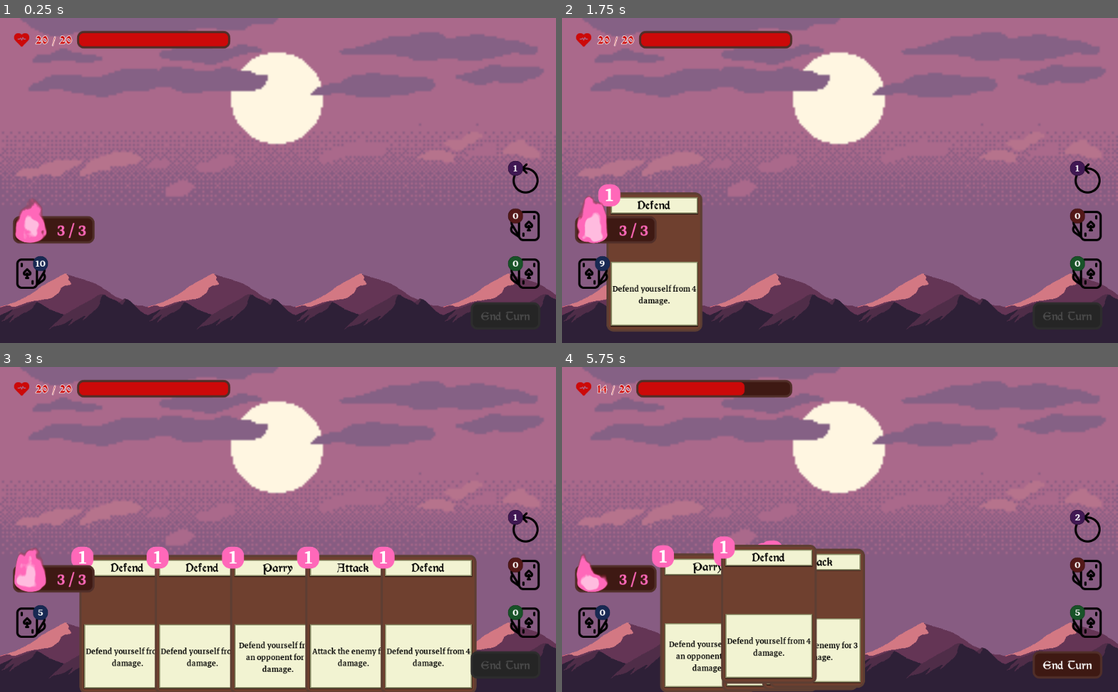
Above: before the commit, frames 1-4 (two rows, left to right).
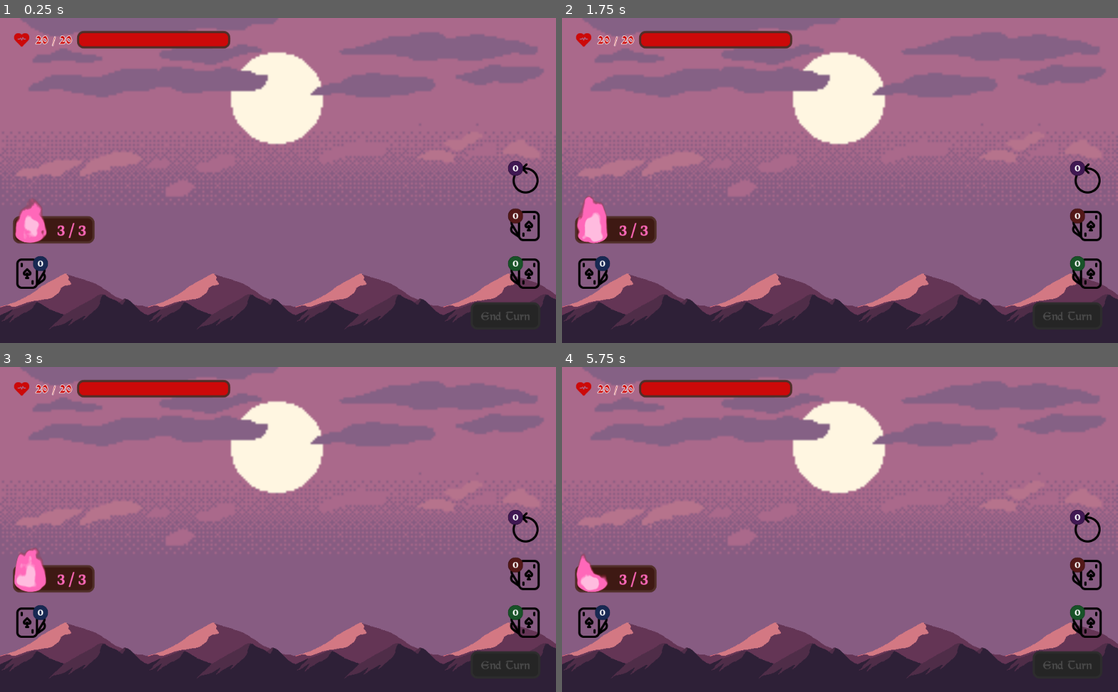
Above: after the commit, the same moments.

Repository: Maaack/Battle-Deck-Energy
Game: Godot game, scene res://Scenes/Main.tscn
Two runs of this game, one before a commit and one after it. Both use one fixed random seed, a clock stepped at 60 frames per second and the inputs below.
Inputs (mouse positions are in pixels of both pictures, inside the frame that each line leads up to):
- Up to frame 1 (0.25 s): no input
- Up to frame 2 (1.75 s): move the mouse to (962, 164) at 0.52 s; click (962, 164) at 0.67 s; move the mouse to (728, 196) at 1.27 s; click (728, 196) at 1.42 s
- Up to frame 3 (3 s): move the mouse to (333, 458) at 2.02 s; click (333, 458) at 2.17 s; click (505, 666) at 2.75 s, where only the run before the commit has a clickable "End Turn"
- Up to frame 4 (5.75 s): move the mouse to (812, 594) at 3.52 s; click (812, 594) at 3.67 s; move the mouse to (1006, 578) at 4.27 s; click (1006, 578) at 4.42 s; move the mouse to (673, 480) at 5.02 s; click (673, 480) at 5.17 s

The runs differ from the first frame. In frame 1, less than 0.1% of the frame differs, in the area x 6-94%, y 45-77%; in frame 2, 6.8%; in frame 3, 30%, in the area x 6-94%, y 45-100%; in frame 4, 18%.
Error after the commit: Parse Error: Can't preload resource at path: res://Resources/Characters/PlayerSettings/NewPlayerSettings.tres (res://Scenes/Main.gd:7)

Commit message:
BATL-01: Adds battle effects to cards. Includes type, icon, quantity, and color. Includes new assets and updated attribution.

Diff:
--- /dev/null
+++ b/Resources/BattleEffects/BattleEffect.gd
@@ -0,0 +1,9 @@
+extends Resource
+
+
+class_name BattleEffect
+
+export(String) var effect_type : String = ''
+export(Texture) var effect_icon : Texture
+export(int) var effect_quantity : int = 0
+export(Color) var effect_color : Color = Color()
--- /dev/null
+++ b/Resources/BattleEffects/ParryDefend.tres
@@ -0,0 +1,11 @@
+[gd_resource type="Resource" load_steps=3 format=2]
+
+[ext_resource path="res://Resources/BattleEffects/BattleEffect.gd" type="Script" id=1]
+[ext_resource path="res://Assets/Sourced/Icons/BoxesBeGone/sprite_0868.png" type="Texture" id=2]
+
+[resource]
+script = ExtResource( 1 )
+effect_type = "PARRY"
+effect_icon = ExtResource( 2 )
+effect_quantity = 5
+effect_color = Color( 0.772549, 0.65098, 0.027451, 1 )
--- /dev/null
+++ b/Resources/BattleEffects/RoundShieldDefend.tres
@@ -0,0 +1,11 @@
+[gd_resource type="Resource" load_steps=3 format=2]
+
+[ext_resource path="res://Resources/BattleEffects/BattleEffect.gd" type="Script" id=1]
+[ext_resource path="res://Assets/Sourced/Icons/BoxesBeGone/sprite_1009.png" type="Texture" id=2]
+
+[resource]
+script = ExtResource( 1 )
+effect_type = "DEFEND"
+effect_icon = ExtResource( 2 )
+effect_quantity = 4
+effect_color = Color( 0.00392157, 0.560784, 0.0901961, 1 )
--- /dev/null
+++ b/Resources/BattleEffects/SlashAttack.tres
@@ -0,0 +1,11 @@
+[gd_resource type="Resource" load_steps=3 format=2]
+
+[ext_resource path="res://Resources/BattleEffects/BattleEffect.gd" type="Script" id=1]
+[ext_resource path="res://Assets/Sourced/Icons/BoxesBeGone/sprite_0341.png" type="Texture" id=2]
+
+[resource]
+script = ExtResource( 1 )
+effect_type = "ATTACK"
+effect_icon = ExtResource( 2 )
+effect_quantity = 3
+effect_color = Color( 0.803922, 0.0392157, 0.0392157, 1 )
--- a/Resources/CardSettings/AttackCardSetting.tres
+++ b/Resources/CardSettings/AttackCardSetting.tres
@@ -1,9 +1,11 @@
-[gd_resource type="Resource" load_steps=2 format=2]
+[gd_resource type="Resource" load_steps=3 format=2]
 
 [ext_resource path="res://Resources/CardSettings/CardSettings.gd" type="Script" id=1]
+[ext_resource path="res://Resources/BattleEffects/SlashAttack.tres" type="Resource" id=3]
 
 [resource]
 script = ExtResource( 1 )
 title = "Attack"
 description = "Attack the enemy for 3 damage."
 energy_cost = 1
+battle_effects = [ ExtResource( 3 ) ]
--- a/Resources/CardSettings/CardSettings.gd
+++ b/Resources/CardSettings/CardSettings.gd
@@ -6,3 +6,4 @@
 export(String) var title : String = ''
 export(String, MULTILINE) var description : String = ''
 export(int, 0, 9) var energy_cost : int = 1
+export(Array, Resource) var battle_effects : Array = []
--- a/Resources/CardSettings/DefendCardSetting.tres
+++ b/Resources/CardSettings/DefendCardSetting.tres
@@ -1,9 +1,11 @@
-[gd_resource type="Resource" load_steps=2 format=2]
+[gd_resource type="Resource" load_steps=3 format=2]
 
 [ext_resource path="res://Resources/CardSettings/CardSettings.gd" type="Script" id=1]
+[ext_resource path="res://Resources/BattleEffects/RoundShieldDefend.tres" type="Resource" id=3]
 
 [resource]
 script = ExtResource( 1 )
 title = "Defend"
 description = "Defend yourself from 4 damage."
 energy_cost = 1
+battle_effects = [ ExtResource( 3 ) ]
--- a/Resources/CardSettings/ParryCardSetting.tres
+++ b/Resources/CardSettings/ParryCardSetting.tres
@@ -1,9 +1,11 @@
-[gd_resource type="Resource" load_steps=2 format=2]
+[gd_resource type="Resource" load_steps=3 format=2]
 
 [ext_resource path="res://Resources/CardSettings/CardSettings.gd" type="Script" id=1]
+[ext_resource path="res://Resources/BattleEffects/ParryDefend.tres" type="Resource" id=3]
 
 [resource]
 script = ExtResource( 1 )
 title = "Parry"
 description = "Defend yourself from an opponent for 5 damage."
 energy_cost = 1
+battle_effects = [ ExtResource( 3 ) ]
--- a/Scenes/HUD/Cards/AttackCard.tscn
+++ b/Scenes/HUD/Cards/AttackCard.tscn
@@ -3,9 +3,8 @@
 [ext_resource path="res://Scenes/HUD/Cards/Base/Card.tscn" type="PackedScene" id=1]
 [ext_resource path="res://Resources/CardSettings/AttackCardSetting.tres" type="Resource" id=2]
 
-
 [node name="AttackCard" instance=ExtResource( 1 )]
-card_settings = ExtResource( 2 )
+init_card_settings = ExtResource( 2 )
 
 [node name="TitleLabel" parent="Control/CardFront/TitlePanel" index="0"]
 text = "Attack"
@@ -15,5 +14,8 @@
 margin_bottom = 79.0
 text = "Attack the enemy for 3 damage."
 
+[node name="Label" parent="Control/CardFront/Control" index="1"]
+text = "3"
+
 [node name="BDECostLabel" parent="Control/BDEPanel" index="0"]
 text = "1"
--- a/Scenes/HUD/Cards/Base/Card.gd
+++ b/Scenes/HUD/Cards/Base/Card.gd
@@ -29,7 +29,7 @@
 func set_init_card_settings(value:CardSettings):
 	init_card_settings = value
 	if init_card_settings is CardSettings:
-		card_settings = init_card_settings
+		card_settings = init_card_settings.duplicate()
 	_update_card_front()
 
 func set_packed_scene(value:PackedScene):
@@ -51,6 +51,14 @@
 		$Control/CardFront/DescriptionPanel/MarginContainer/DescriptionLabel.text = card_settings.description
 	if card_settings.energy_cost >= 0:
 		$Control/BDEPanel/BDECostLabel.text = str(card_settings.energy_cost)
+	if card_settings.battle_effects.size() > 0:
+		var battle_effect : BattleEffect = card_settings.battle_effects.pop_front()
+		if battle_effect.effect_icon != null:
+			$Control/CardFront/Control/TextureRect.texture = battle_effect.effect_icon
+		if battle_effect.effect_quantity != 0:
+			$Control/CardFront/Control/Label.text = str(battle_effect.effect_quantity)
+		if battle_effect.effect_color != Color():
+			$Control/CardFront/Control/Label.add_color_override("font_color", battle_effect.effect_color)
 
 func glow_on():
 		glow_node.glow_on()
--- a/Scenes/HUD/Cards/Base/Card.tscn
+++ b/Scenes/HUD/Cards/Base/Card.tscn
@@ -12,6 +12,8 @@
 [ext_resource path="res://Scenes/HUD/Cards/Base/GlowNode.gd" type="Script" id=10]
 [ext_resource path="res://Themes/StyleBoxes/Glows/GoldGlowStyleBox.tres" type="StyleBox" id=11]
 [ext_resource path="res://Themes/StyleBoxes/Glows/BlueGlowStyleBox.tres" type="StyleBox" id=12]
+[ext_resource path="res://Assets/Sourced/Icons/BoxesBeGone/sprite_0341.png" type="Texture" id=13]
+[ext_resource path="res://Themes/Fonts/morris_roman_48_outline_3.tres" type="DynamicFont" id=14]
 
 [sub_resource type="StyleBoxFlat" id=1]
 bg_color = Color( 1, 0.411765, 0.729412, 1 )
@@ -154,6 +156,47 @@
 "_edit_use_anchors_": false
 }
 
+[node name="Control" type="Control" parent="Control/CardFront"]
+anchor_left = 0.5
+anchor_top = 0.5
+anchor_right = 0.5
+anchor_bottom = 0.5
+margin_top = -42.7018
+margin_bottom = -42.7018
+__meta__ = {
+"_edit_use_anchors_": false
+}
+
+[node name="TextureRect" type="TextureRect" parent="Control/CardFront/Control"]
+anchor_left = 0.5
+anchor_right = 0.5
+margin_left = -72.0
+margin_top = -32.0
+margin_right = -8.0
+margin_bottom = 32.0
+rect_min_size = Vector2( 64, 64 )
+texture = ExtResource( 13 )
+expand = true
+__meta__ = {
+"_edit_use_anchors_": false
+}
+
+[node name="Label" type="Label" parent="Control/CardFront/Control"]
+margin_left = 8.0
+margin_top = -32.0
+margin_right = 77.0
+margin_bottom = 32.0
+rect_min_size = Vector2( 64, 64 )
+custom_fonts/font = ExtResource( 14 )
+custom_colors/font_color = Color( 0.803922, 0.0392157, 0.0392157, 1 )
+custom_colors/font_outline_modulate = Color( 0, 0, 0, 1 )
+text = "+/-"
+align = 1
+valign = 1
+__meta__ = {
+"_edit_use_anchors_": false
+}
+
 [node name="BDEPanel" type="Panel" parent="Control"]
 margin_left = -15.0
 margin_top = -15.0
--- a/Scenes/HUD/Cards/DefendCard.tscn
+++ b/Scenes/HUD/Cards/DefendCard.tscn
@@ -1,11 +1,11 @@
-[gd_scene load_steps=3 format=2]
+[gd_scene load_steps=4 format=2]
 
 [ext_resource path="res://Resources/CardSettings/DefendCardSetting.tres" type="Resource" id=1]
 [ext_resource path="res://Scenes/HUD/Cards/Base/Card.tscn" type="PackedScene" id=2]
-
+[ext_resource path="res://Assets/Sourced/Icons/BoxesBeGone/sprite_1009.png" type="Texture" id=3]
 
 [node name="DefendCard" instance=ExtResource( 2 )]
-card_settings = ExtResource( 1 )
+init_card_settings = ExtResource( 1 )
 
 [node name="TitleLabel" parent="Control/CardFront/TitlePanel" index="0"]
 text = "Defend"
@@ -15,5 +15,12 @@
 margin_bottom = 79.0
 text = "Defend yourself from 4 damage."
 
+[node name="TextureRect" parent="Control/CardFront/Control" index="0"]
+texture = ExtResource( 3 )
+
+[node name="Label" parent="Control/CardFront/Control" index="1"]
+custom_colors/font_color = Color( 0.00392157, 0.560784, 0.0901961, 1 )
+text = "4"
+
 [node name="BDECostLabel" parent="Control/BDEPanel" index="0"]
 text = "1"
--- a/Scenes/HUD/Cards/ParryCard.tscn
+++ b/Scenes/HUD/Cards/ParryCard.tscn
@@ -1,11 +1,11 @@
-[gd_scene load_steps=3 format=2]
+[gd_scene load_steps=4 format=2]
 
 [ext_resource path="res://Resources/CardSettings/ParryCardSetting.tres" type="Resource" id=1]
 [ext_resource path="res://Scenes/HUD/Cards/Base/Card.tscn" type="PackedScene" id=2]
-
+[ext_resource path="res://Assets/Sourced/Icons/BoxesBeGone/sprite_0868.png" type="Texture" id=3]
 
 [node name="ParryCard" instance=ExtResource( 2 )]
-card_settings = ExtResource( 1 )
+init_card_settings = ExtResource( 1 )
 
 [node name="TitleLabel" parent="Control/CardFront/TitlePanel" index="0"]
 text = "Parry"
@@ -13,5 +13,12 @@
 [node name="DescriptionLabel" parent="Control/CardFront/DescriptionPanel/MarginContainer" index="0"]
 text = "Defend yourself from an opponent for 5 damage."
 
+[node name="TextureRect" parent="Control/CardFront/Control" index="0"]
+texture = ExtResource( 3 )
+
+[node name="Label" parent="Control/CardFront/Control" index="1"]
+custom_colors/font_color = Color( 0.772549, 0.65098, 0.027451, 1 )
+text = "5"
+
 [node name="BDECostLabel" parent="Control/BDEPanel" index="0"]
 text = "1"
--- a/Scenes/HUD/RoundCounter/RoundCounter.tscn
+++ b/Scenes/HUD/RoundCounter/RoundCounter.tscn
@@ -28,6 +28,9 @@
 margin_right = 27.0
 margin_bottom = 27.0
 custom_styles/panel = ExtResource( 4 )
+__meta__ = {
+"_edit_use_anchors_": false
+}
 
 [node name="CountLabel" type="Label" parent="TextureRect/Panel"]
 margin_top = -2.0
--- a/project.godot
+++ b/project.godot
@@ -13,6 +13,11 @@
 "class": "AIOpponent",
 "language": "GDScript",
 "path": "res://Scenes/HUD/AIOpponent.gd"
+}, {
+"base": "Resource",
+"class": "BattleEffect",
+"language": "GDScript",
+"path": "res://Resources/BattleEffects/BattleEffect.gd"
 }, {
 "base": "Node2D",
 "class": "Card",
@@ -31,6 +36,7 @@
 } ]
 _global_script_class_icons={
 "AIOpponent": "",
+"BattleEffect": "",
 "Card": "",
 "CardSettings": "",
 "Character": ""
Binary file added: Assets/Sourced/Icons/BoxesBeGone/sprite_0341.png
Not shown, added: Assets/Sourced/Icons/BoxesBeGone/sprite_0341.png.import
Binary file added: Assets/Sourced/Icons/BoxesBeGone/sprite_0868.png
Not shown, added: Assets/Sourced/Icons/BoxesBeGone/sprite_0868.png.import
Binary file added: Assets/Sourced/Icons/BoxesBeGone/sprite_1009.png
Not shown, added: Assets/Sourced/Icons/BoxesBeGone/sprite_1009.png.import
Not shown: 1 places in Scenes/HUD/Cards/Base/Card.tscn that only renumber resources
Not shown, changed: ATTRIBUTION.md
